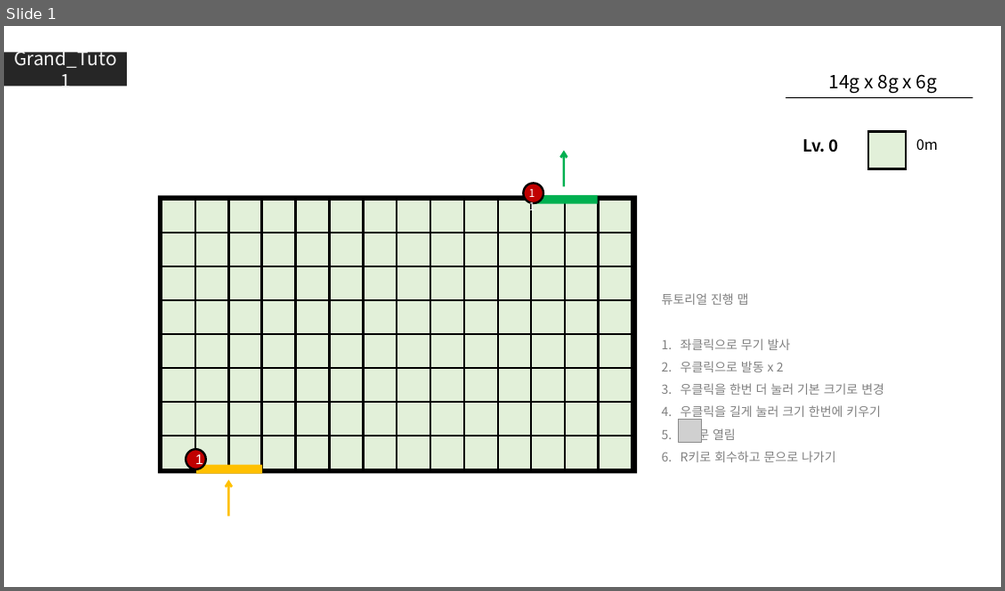
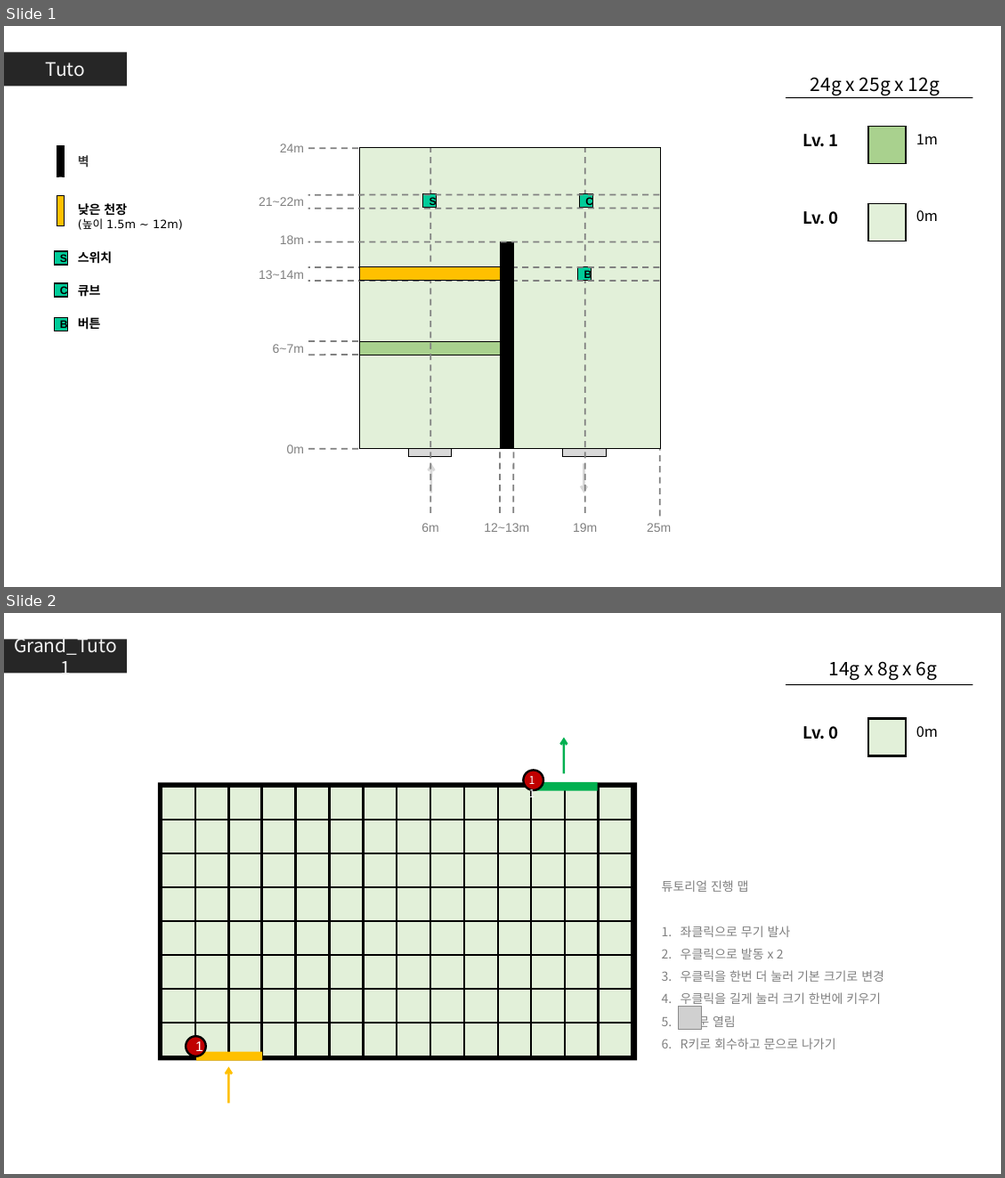
Before and after one commit to GGMGangsterHamster/GangsterHamster, a slide deck: Documents/LevelDesign/GrandStage/Grand_Stage.pptx. Shown one above the other, each under a label of ours: slide 1 before the commit, slides 1 and 2 after it. The pictures are 1005x591 and 1005x1178 pixels, drawn with LibreOffice and Linux fonts; fonts in the diff are those of the drawing; grey boxes stand for pictures. Boxes give left, top, right and bottom in pixels: in the first picture for what was removed or moved away, otherwise in the second. Text is boxed around its words. In the diff, an @@ line names an element or a change of style, - is before the commit and + after.

```diff
--- a/Documents/LevelDesign/GrandStage/Grand_Stage.pptx
+++ b/Documents/LevelDesign/GrandStage/Grand_Stage.pptx
@@ slide 1 added at [4, 26, 1001, 587], background #FFFFFF @@
@@ rectangle added at [4, 52, 127, 86], fill #262626, 18 pt, text #F2F2F2 @@
+Tuto
@@ text added at [810, 77, 939, 95], 18 pt, text #000000 @@
+24g x 25g x 12g
@@ line added from (786, 98) to (973, 98), #000000 1 pt @@
@@ rectangle added at [868, 127, 906, 164], fill #A9D18E, outline #000000 1 pt @@
@@ rectangle added at [57, 146, 64, 177], fill #000000, outline #000000 0.75 pt @@
@@ text added at [78, 155, 89, 167], 12 pt, text #404040, bold @@
+벽
@@ text added at [802, 134, 839, 146], 16 pt, text #000000, bold @@
+Lv. 1
@@ text added at [916, 134, 938, 144], 14 pt, text #000000 @@
+1m
@@ rectangle added at [57, 196, 64, 226], fill #FFC000, outline #000000 1 pt @@
@@ text added at [78, 203, 183, 230], 11 pt, text #000000 @@
+낮은 천장
+(높이 1.5m ~ 12m)
@@ text added at [802, 211, 839, 224], 16 pt, text #000000, bold @@
+Lv. 0
@@ rectangle added at [868, 204, 906, 241], fill #E2F0D9, outline #000000 1 pt @@
@@ text added at [916, 210, 938, 221], 14 pt, text #000000 @@
+0m
@@ group added at [259, 143, 671, 532]: 14 lines, 10 texts, 9 rectangles, 2 freeform shapes @@
+13~14m
+21~22m
+0m
+24m
+25m
+19m
+6m
+B
+12~13m
+6~7m
+C
+S
+18m
@@ rectangle added at [54, 251, 67, 265], fill #00CC99, outline #000000 1 pt, 10.5 pt, text #000000, bold @@
+S
@@ text added at [78, 251, 113, 264], 12 pt, text #000000, bold @@
+스위치
@@ rectangle added at [54, 283, 67, 297], fill #00CC99, outline #000000 1 pt, 10.5 pt, text #000000, bold @@
+C
@@ text added at [78, 285, 101, 297], 12 pt, text #000000, bold @@
+큐브
@@ rectangle added at [54, 318, 67, 331], fill #00CC99, outline #000000 1 pt, 10.5 pt, text #000000, bold @@
+B
@@ text added at [78, 317, 101, 329], 12 pt, text #000000, bold @@
+버튼
@@ what was slide 1 is now slide 2 @@
```
Also in this commit, not shown: 2 slides changed.
